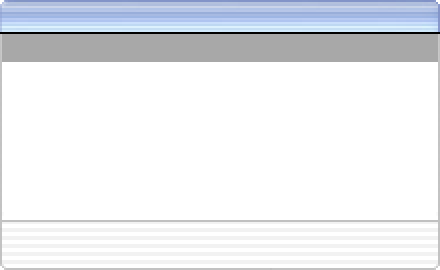
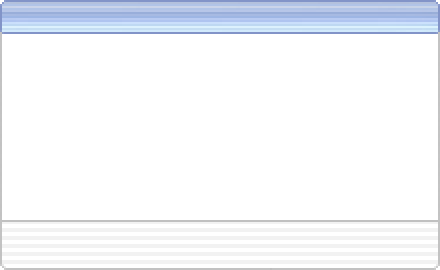
Comparing the layer stacks of the two 440×270 images. Changes:
hid "Layer 4", painted on it over 1, 34, 439, 62
removed group "Group 1" (2 layers) over 2, 212, 438, 216
removed layer "Gradient Fill 6" from group "Group 1" over 2, 212, 438, 216
"Layer 6": opacity 94% → 100%, painted on it over 0, 0, 438, 216
painted on "Layer 2" over 0, 33, 440, 230
painted on "Layer 1" over 0, 0, 440, 62
